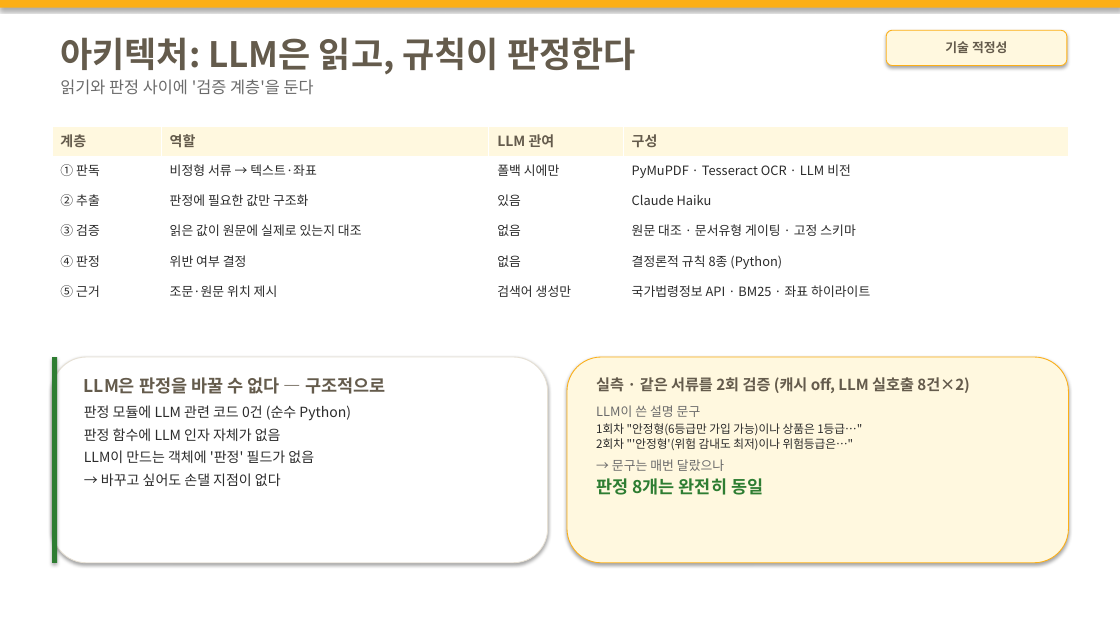
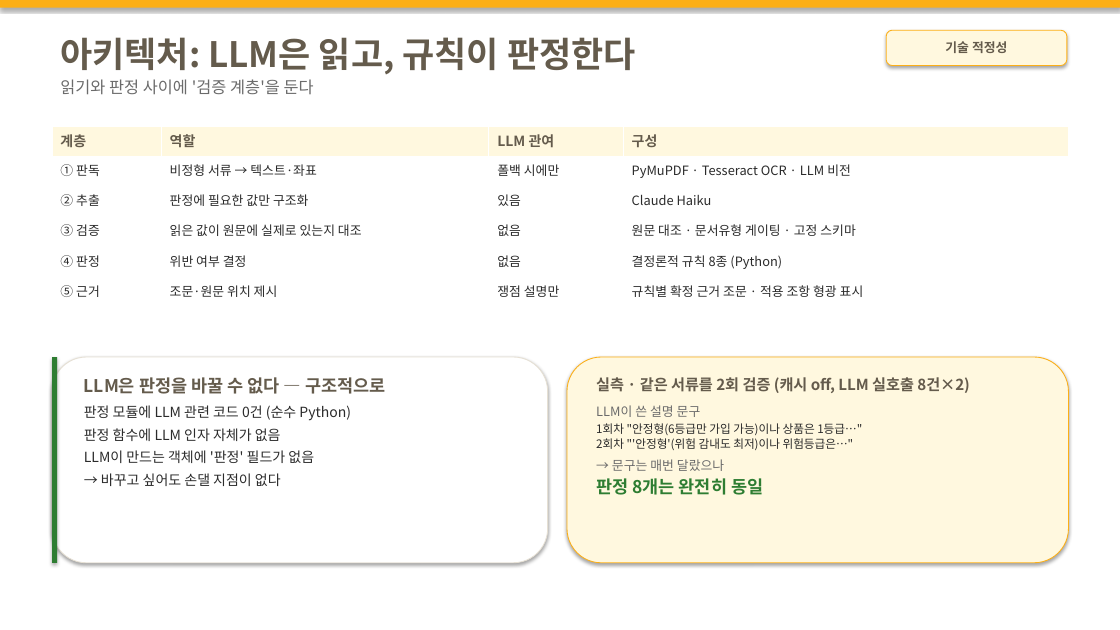
Before and after one commit to M0282/26KBAI_LW, a slide deck: slide 8 of docs/기술설명서_초안.pptx. Drawn at 1120x630 pixels with LibreOffice and Linux fonts; fonts in the diff are those of the drawing. Boxes give left, top, right and bottom in pixels: in the first picture for what was removed or moved away, otherwise in the second. Text is boxed around its words. In the diff, an @@ line names an element or a change of style, - is before the commit and + after.

```diff
--- a/docs/기술설명서_초안.pptx
+++ b/docs/기술설명서_초안.pptx
@@ table at [52, 126, 1069, 308] @@
-row 6, column 3: 검색어 생성만
+row 6, column 3: 쟁점 설명만
-row 6, column 4: 국가법령정보 API · BM25 · 좌표 하이라이트
+row 6, column 4: 규칙별 확정 근거 조문 · 적용 조항 형광 표시
```
Also in this commit, not shown: 7 other slides changed, 8 other files.
